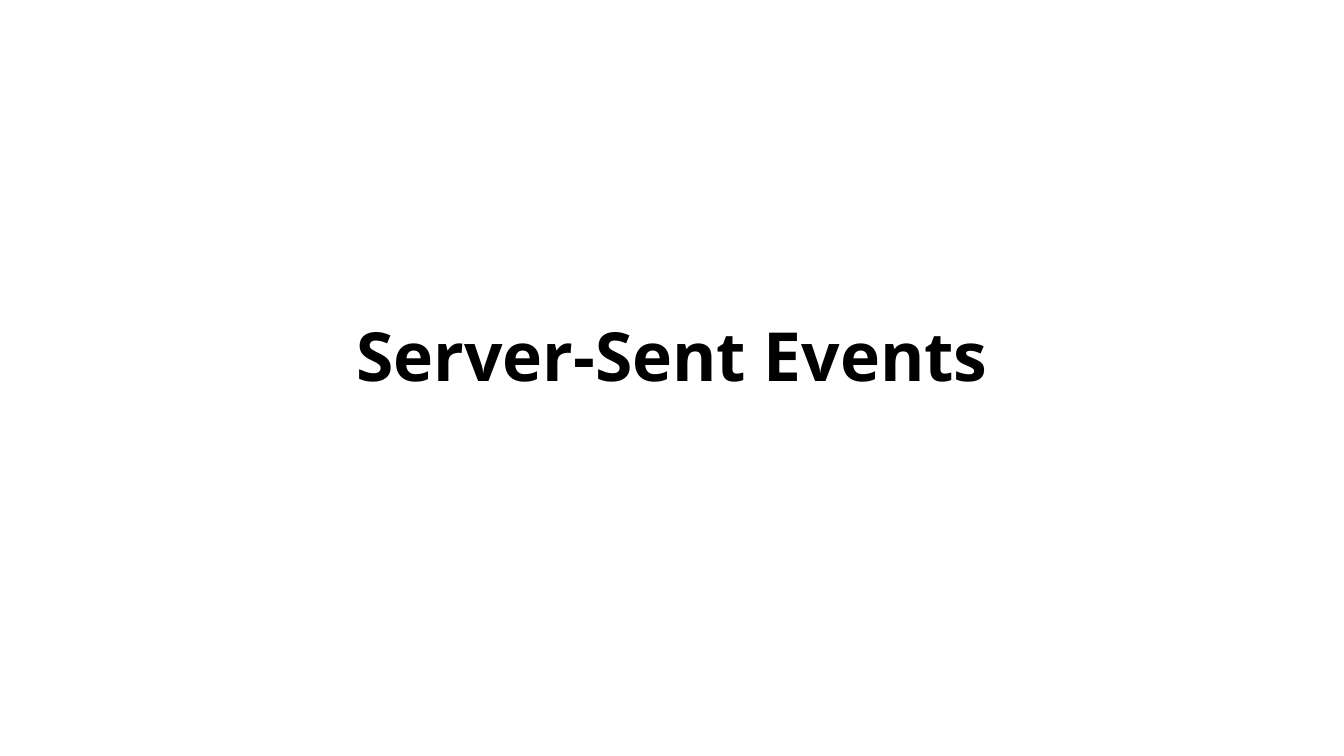
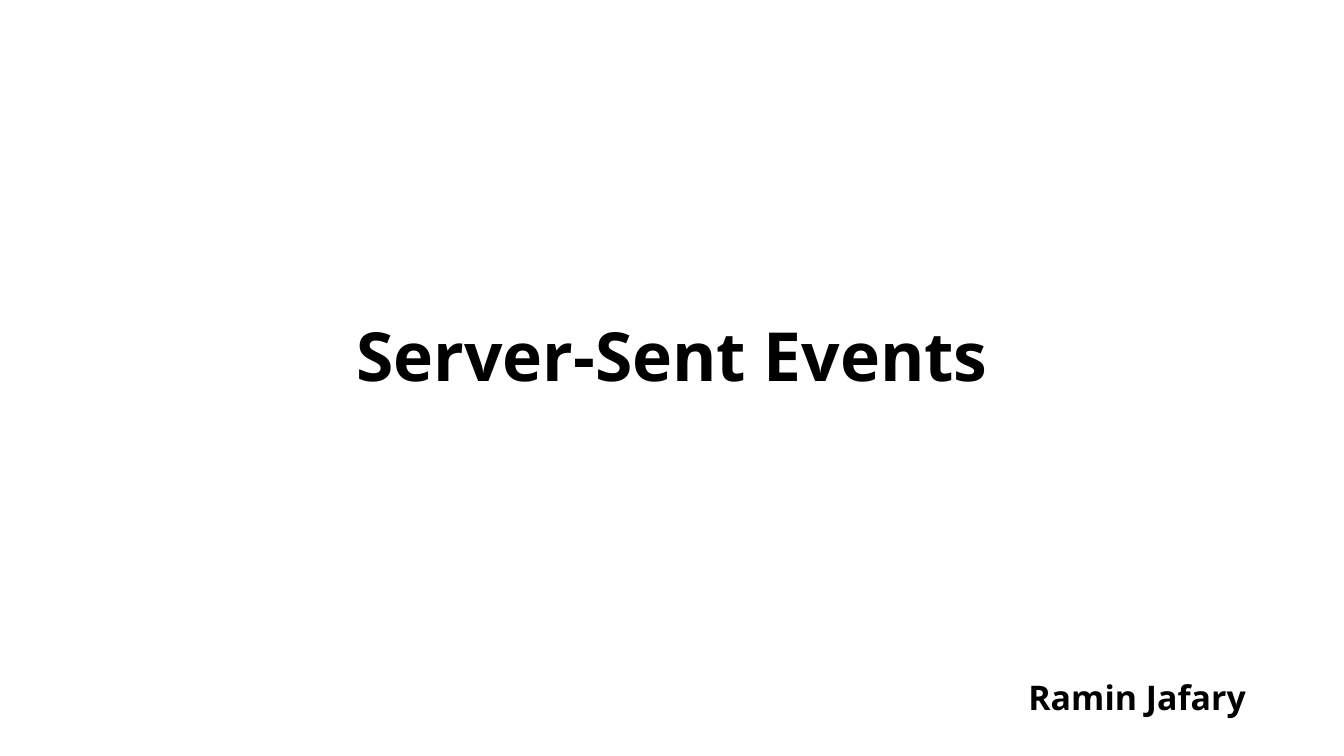
Before and after one commit to raminjafary/sse-presentation, a slide deck: slide 1 of server-sent-events.odp. Drawn at 1344x756 pixels with LibreOffice and Linux fonts; fonts in the diff are those of the drawing; background and template pictures are left out. Boxes give left, top, right and bottom in pixels: in the first picture for what was removed or moved away, otherwise in the second. Text is boxed around its words. In the diff, an @@ line names an element or a change of style, - is before the commit and + after.

Commit message:
add presentation files

```diff
--- a/server-sent-events.odp
+++ b/server-sent-events.odp
@@ title added at [1028,684,1246,718], 20 pt, text #000000, bold @@
+Ramin Jafary
```
Also in this commit, not shown: 4 other files.
